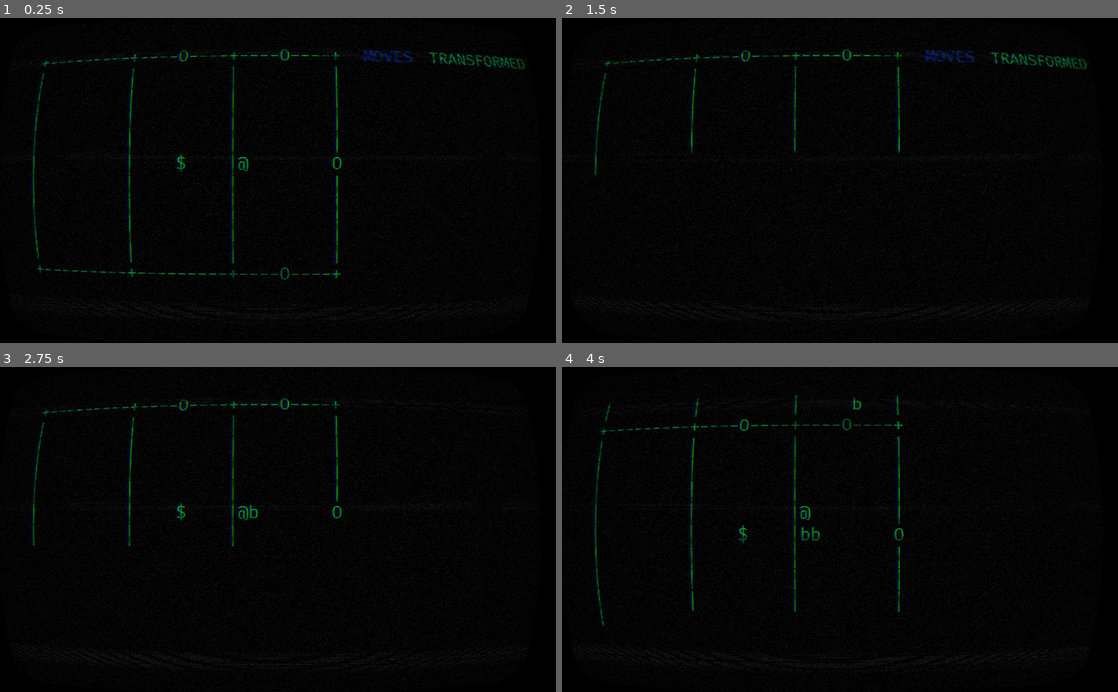
Above: before the commit, frames 1-4 (two rows, left to right).
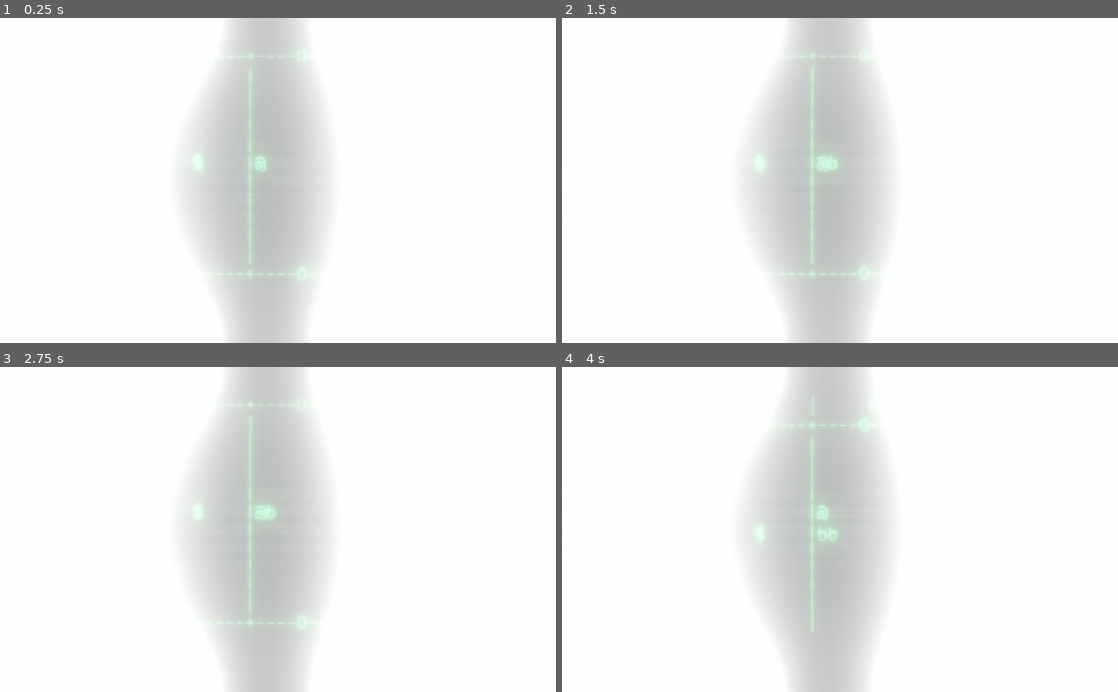
Above: after the commit, the same moments.

Repository: JakobSchauser/inversion-control
Game: Godot game, scene res://world.tscn
Two runs of this game, one before a commit and one after it. Both use one fixed random seed, a clock stepped at 60 frames per second and the inputs below.
Inputs:
- Up to frame 1 (0.25 s): no input
- Up to frame 2 (1.5 s): tap Enter (ui_accept) at 0.5, 0.77, 0.8, 1.07, 1.25, 1.35 s; hold Right (ui_right) 0.53-1.28 s; tap B (b) at 0.6 s; hold Backspace (backspace) from 1.28 s (still down)
- Up to frame 3 (2.75 s): tap Enter (ui_accept) at 1.52, 1.82, 2.3 s; tap B (b) at 1.55, 2.1 s; release Backspace (backspace) at 2.03 s; hold Right (ui_right) from 2.03 s (still down)
- Up to frame 4 (4 s): release Right (ui_right) at 2.78 s; hold Up (ui_up) 2.78-3.53 s; tap B (b) at 2.85 s; tap Enter (ui_accept) at 3.02, 3.32, 3.6, 3.77 s; hold Left (ui_left) from 3.53 s (still down)

The runs differ from the first frame. In frame 1, 100% of the frame differs, in the area x 0-100%, y 0-100%; in frame 2, 100%; in frame 3, 100%; in frame 4, 100%.

Commit message:
added sounds and bloom

Diff:
--- a/world.gd
+++ b/world.gd
@@ -54,7 +54,7 @@
 var itemcursor = 0
 onready var itemlabel = $items
 var itemmenu = false
-var current_items = ["REPEAT","REVERSE","FLIPX", "FLIPY","FLIPXY"]
+var current_items = ["REPEAT"]
 # Called when the node enters the scene tree for the first time.
 func _ready():
 	load_level()
@@ -195,10 +195,21 @@
 		originalmovelabel.text = ""
 
 	if not door and not dead:
-		yield(get_tree().create_timer(0.5),"timeout")
-		print("what")
-		kill_player()
-
+		if last_spot == " ":
+			yield(get_tree().create_timer(0.5),"timeout")
+			kill_player()
+		else:
+			if last_spot == "1":
+				current_items.append("REVERSE")
+			elif last_spot == "2":
+				current_items.append("FLIPX")
+			elif last_spot == "3":
+				current_items.append("FLIPY")
+			elif last_spot == "4":
+				current_items.append("FLIPXY")
+			standon  = " "
+			yield(get_tree().create_timer(2),"timeout")
+			kill_player()
 func mirror(moves, axis):
 	var mm = []
 	for m in moves:
@@ -253,9 +264,11 @@
 
 func slowwrite(label,speed = 0.02):
 	if label.visible_characters < len(label.text) and label.visible_characters != -1:
-		label.visible_characters += 4
+		label.visible_characters += 12
 		yield(get_tree().create_timer(speed),"timeout")
 		slowwrite(label,speed)
+	else:
+		label.visible_characters = -1
 
 func make_moves(moves, move_types):
 	var m = moves.duplicate()
@@ -283,7 +296,7 @@
 	return "down"
 
 func update_printlist(_moves):
-	printlist = ["TRANSFORMED"]
+	printlist = ["MOVES:"]
 	var i = 0
 	for m in _moves:
 		var cc = " "
@@ -310,6 +323,12 @@
 
 			itemmenu = true
 			itemcursor = 0
+
+			level.visible_characters = 0
+			slowwrite(level,0.0001)
+			movelabel.visible_characters = 0
+			slowwrite(movelabel,0.1)
+
 			return true
 	return false
 
@@ -368,8 +387,6 @@
 	elif (Input.is_action_just_pressed("ui_right")):
 		move.x = 1
 	elif (Input.is_action_just_pressed("ui_accept")):
-		level.visible_characters = 0
-		slowwrite(level,0.0001)
 		print("Here")
 		if debug:
 			domoves(make_moves(moves, [REPEAT]))
--- a/world.tscn
+++ b/world.tscn
@@ -10,7 +10,31 @@
 outline_color = Color( 0.00784314, 0.592157, 0.113725, 1 )
 font_data = ExtResource( 4 )
 
-[sub_resource type="Shader" id=5]
+[sub_resource type="Environment" id=11]
+background_mode = 4
+background_energy = 1.15
+tonemap_exposure = 1.3
+tonemap_white = 15.85
+auto_exposure_scale = 0.01
+ss_reflections_fade_in = 0.0055744
+ss_reflections_depth_tolerance = 128.0
+ssao_radius = 0.1
+dof_blur_near_distance = 1.39
+dof_blur_near_transition = 33.97
+glow_enabled = true
+glow_levels/1 = true
+glow_levels/2 = true
+glow_levels/4 = true
+glow_levels/6 = true
+glow_levels/7 = true
+glow_intensity = 1.16
+glow_strength = 1.01
+glow_bloom = 1.0
+glow_blend_mode = 1
+glow_hdr_scale = 3.09
+glow_bicubic_upscale = true
+
+[sub_resource type="Shader" id=9]
 code = "/*
 Shader from Godot Shaders - the free shader library.
 godotshaders.com/shader/VHS-and-CRT-monitor-effect
@@ -29,7 +53,7 @@
 // On Mac there is potentially a bug causing this to not work properly. If that is the case and you want to use the shader as an overlay
 // change all \"overlay ? SCREEN_TEXTURE : TEXTURE\" to only \"SCREEN_TEXTURE\" on lines 129-140, and \"vec2 uv = overlay ? warp(SCREEN_UV) : warp(UV);\"
 // to \"vec2 uv = warp(SCREEN_UV);\" on line 98.
-uniform bool overlay = true;
+uniform bool overlay = false;
 
 uniform float scanlines_opacity : hint_range(0.0, 1.0) = 0.4;
 uniform float scanlines_width : hint_range(0.0, 0.5) = 0.25;
@@ -241,29 +265,29 @@
 	COLOR = text;
 }"
 
-[sub_resource type="ShaderMaterial" id=6]
-shader = SubResource( 5 )
+[sub_resource type="ShaderMaterial" id=10]
+shader = SubResource( 9 )
 shader_param/overlay = true
-shader_param/scanlines_opacity = 0.4
+shader_param/scanlines_opacity = 0.165
 shader_param/scanlines_width = 0.25
-shader_param/grille_opacity = 0.3
+shader_param/grille_opacity = 0.0
 shader_param/resolution = Vector2( 640, 480 )
 shader_param/pixelate = false
 shader_param/roll = false
-shader_param/roll_speed = 2.0
-shader_param/roll_size = 15.0
-shader_param/roll_variation = 1.56
-shader_param/distort_intensity = 0.017
-shader_param/noise_opacity = 0.061
+shader_param/roll_speed = 0.4
+shader_param/roll_size = 2.0
+shader_param/roll_variation = 2.0
+shader_param/distort_intensity = 0.01
+shader_param/noise_opacity = 0.08
 shader_param/noise_speed = 5.0
 shader_param/static_noise_intensity = 0.06
 shader_param/aberration = 0.03
-shader_param/brightness = 1.4
-shader_param/discolor = false
-shader_param/warp_amount = 1.0
-shader_param/clip_warp = false
-shader_param/vignette_intensity = 0.5
-shader_param/vignette_opacity = 0.106
+shader_param/brightness = 1.5
+shader_param/discolor = true
+shader_param/warp_amount = 1.245
+shader_param/clip_warp = true
+shader_param/vignette_intensity = 0.4
+shader_param/vignette_opacity = 0.5
 
 [node name="world" type="Node"]
 script = ExtResource( 2 )
@@ -273,9 +297,9 @@
 current = true
 
 [node name="label" type="RichTextLabel" parent="."]
-margin_left = 288.0
+margin_left = 320.0
 margin_top = 96.0
-margin_right = 992.0
+margin_right = 1024.0
 margin_bottom = 544.0
 theme = SubResource( 3 )
 custom_colors/default_color = Color( 0.0235294, 0.505882, 0.235294, 1 )
@@ -297,9 +321,9 @@
 }
 
 [node name="movelist" type="RichTextLabel" parent="."]
-margin_left = 1056.0
+margin_left = 992.0
 margin_top = 96.0
-margin_right = 1280.0
+margin_right = 1216.0
 margin_bottom = 544.0
 theme = SubResource( 3 )
 custom_colors/default_color = Color( 0.0235294, 0.505882, 0.235294, 1 )
@@ -323,6 +347,7 @@
 }
 
 [node name="originalMoves" type="RichTextLabel" parent="."]
+visible = false
 margin_left = 928.0
 margin_top = 96.0
 margin_right = 1056.0
@@ -348,9 +373,9 @@
 }
 
 [node name="items" type="RichTextLabel" parent="."]
-margin_left = 288.0
+margin_left = 320.0
 margin_top = 544.0
-margin_right = 1408.0
+margin_right = 1440.0
 margin_bottom = 1152.0
 theme = SubResource( 3 )
 custom_colors/default_color = Color( 0.0235294, 0.505882, 0.235294, 1 )
@@ -360,8 +385,11 @@
 "_edit_use_anchors_": false
 }
 
+[node name="WorldEnvironment" type="WorldEnvironment" parent="."]
+environment = SubResource( 11 )
+
 [node name="CRT" type="ColorRect" parent="."]
-material = SubResource( 6 )
+material = SubResource( 10 )
 margin_left = 224.0
 margin_top = 32.0
 margin_right = 1280.0
@@ -371,3 +399,5 @@
 __meta__ = {
 "_edit_use_anchors_": false
 }
+
+[node name="AudioStreamPlayer" type="AudioStreamPlayer" parent="."]
Not shown, added: sfx/computer 01 Poly Grid.wav.import
Not shown, added: sfx/computer 02 Poly Grid.wav.import
Not shown, added: sfx/computer 03 Poly Grid.wav.import
Not shown, added: sfx/computer 04 Poly Grid.wav.import
Not shown, added: sfx/computer 05 Poly Grid.wav.import
Not shown, added: sfx/computer 06 Poly Grid.wav.import
Not shown, added: sfx/computer 07 Poly Grid.wav.import
Not shown: 1 places in world.tscn that only renumber resources
Not shown, added: sfx/computer 01 Poly Grid.wav
Not shown, added: sfx/computer 02 Poly Grid.wav
Not shown, added: sfx/computer 03 Poly Grid.wav
Not shown, added: sfx/computer 04 Poly Grid.wav
(and 3 more such lines)
